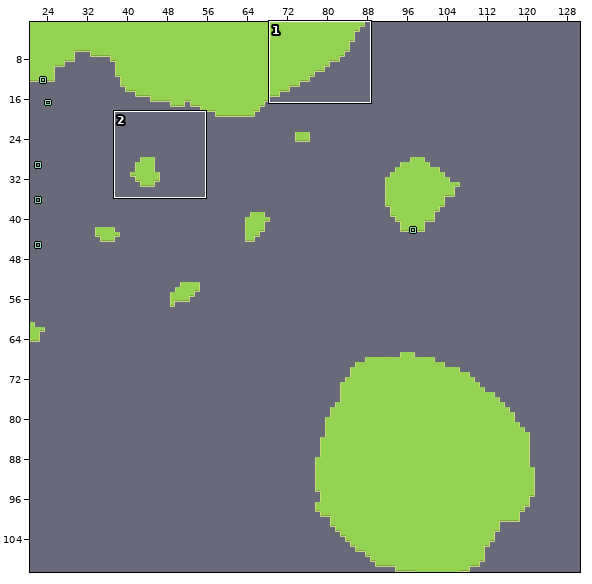
Two versions of a level (LDtk project, assets/levels/level.ldtk). The first picture is a wide view before the edit; the outline marks the close-up.
Close-up. Before:
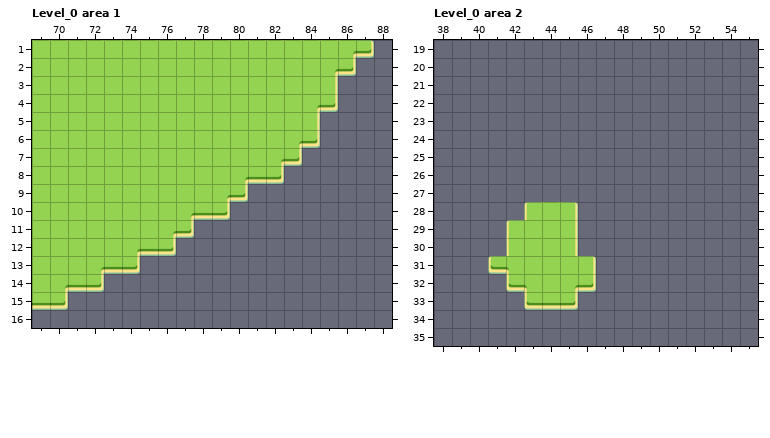
Cells are 100x100 px. Shown: Level_0 area 1 x 69..88, y 1..16; Level_0 area 2 x 38..55, y 19..35. The commit also changed other parts of the map, which this record leaves out.
Once edited:
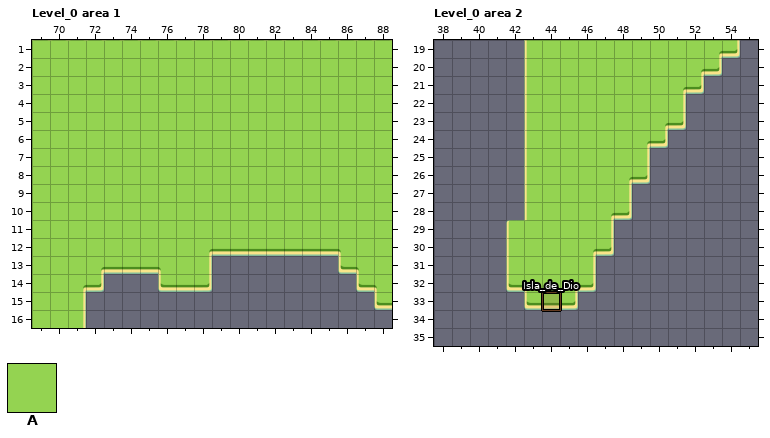
Key: from "Islands": A 1 "Ground".
_ is an empty cell.
Objects are placed by their top-left corner, in cells (3,4 is the top-left corner of cell 3,4); size is 1x1 cell unless given.
Change:
Layer "Islands", Level_0 area 1:
y 1: x 88 _ -> A
y 2: x 87..88 __ -> AA
y 3..4: x 86..88 ___ -> AAA
y 5..6: x 85..88 ____ -> AAAA
y 7: x 84..88 _____ -> AAAAA
y 8: x 83..88 ______ -> AAAAAA
y 9: x 81..88 ________ -> AAAAAAAA
y 10: x 80..88 _________ -> AAAAAAAAA
y 11: x 78..88 ___________ -> AAAAAAAAAAA
y 12: x 77..88 ____________ -> AAAAAAAAAAAA
y 13: x 75..78 ____ -> AAAA; x 86..88 ___ -> AAA
y 14: x 76..78 ___ -> AAA; x 87..88 __ -> AA
y 15: x 71 _ -> A; x 88 _ -> A
y 16: x 69..71 ___ -> AAA
Layer "Islands", Level_0 area 2:
y 19: x 43..54 ____________ -> AAAAAAAAAAAA
y 20: x 43..53 ___________ -> AAAAAAAAAAA
y 21: x 43..52 __________ -> AAAAAAAAAA
y 22..23: x 43..51 _________ -> AAAAAAAAA
y 24: x 43..50 ________ -> AAAAAAAA
y 25..26: x 43..49 _______ -> AAAAAAA
y 27: x 43..48 ______ -> AAAAAA
y 28: x 46..48 ___ -> AAA
y 29..30: x 46..47 __ -> AA
y 31: x 41 A -> _
Layer "Entities", Level_0 area 2:
added: "Isla_de_Dio" rectangle at 44,33
